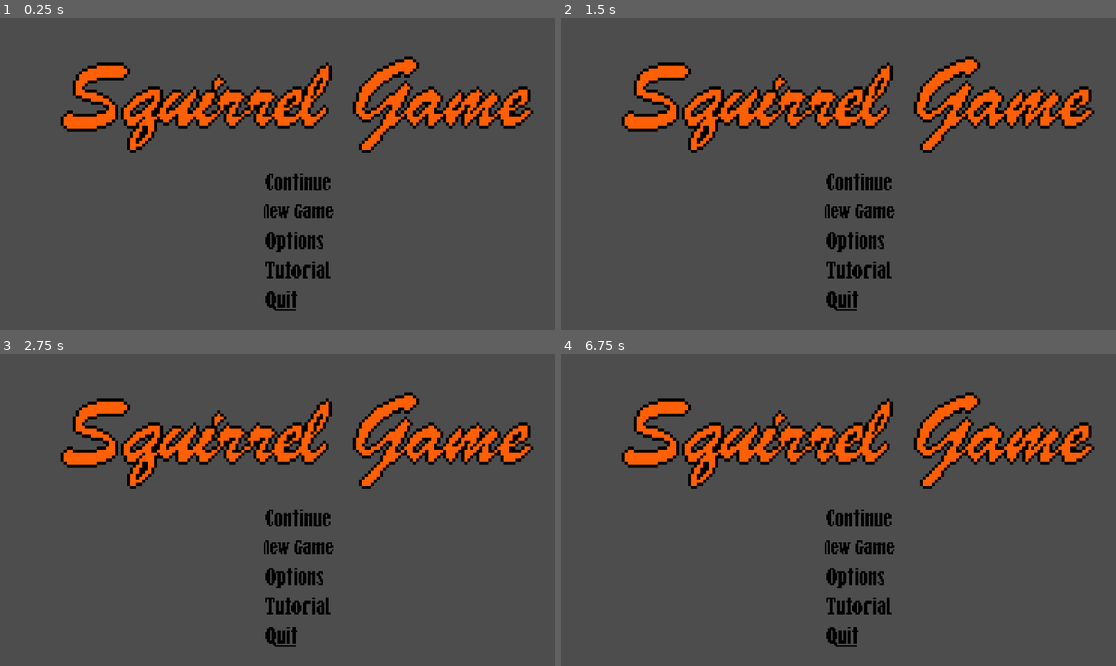
Above: before the commit, frames 1-4 (two rows, left to right).
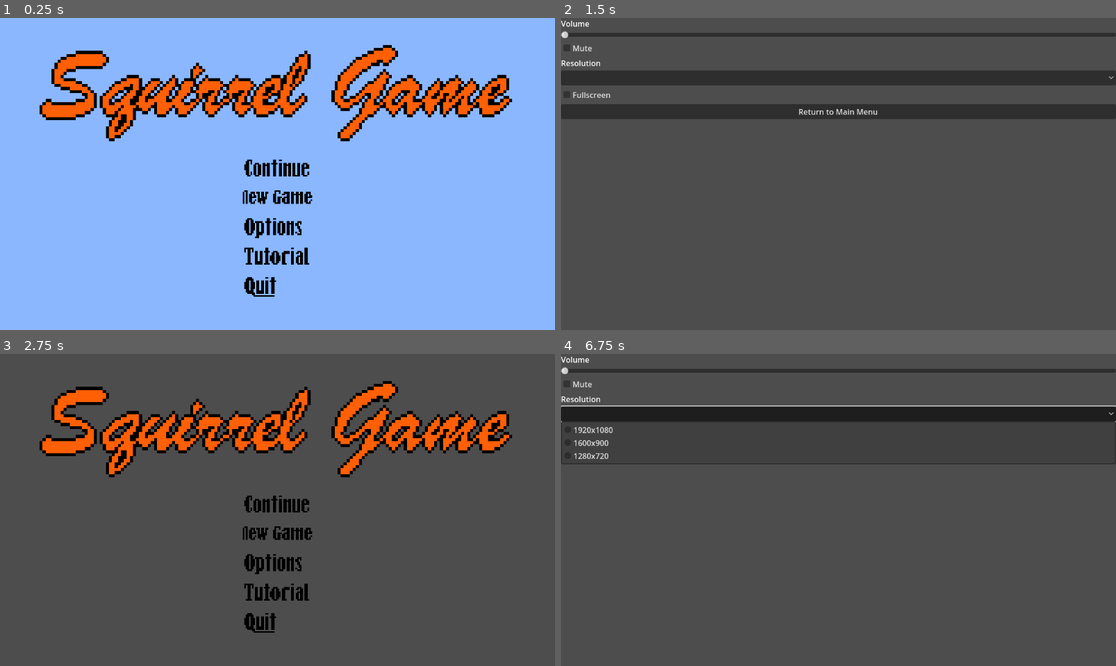
Above: after the commit, the same moments.

Repository: CS196Illinois/FA25-Group6
Game: Godot game, scene res://Scenes/game.tscn
Same seed, same stepped clock (60 frames per second), same inputs: the game is played once before the commit and once after it.
Inputs (mouse positions are in pixels of both pictures, inside the frame that each line leads up to; where the layout moved, square brackets give the same spot in the first picture):
- Up to frame 1 (0.25 s): no input
- Up to frame 2 (1.5 s): click (838, 230) [860, 242] at 0.5 s; click (860, 270) at 1.27 s
- Up to frame 3 (2.75 s): click (277, 447) at 2 s, where only the run after the commit has a clickable "Return to Main Menu"
- Up to frame 4 (6.75 s): click (838, 566) [860, 578] at 2.75 s; click (860, 547) at 3.52 s; click (860, 547) at 4.27 s; click (860, 519) at 5.02 s; click (860, 519) at 5.77 s; click (838, 413) at 6.52 s

The runs differ from the first frame. In frame 1, 98% of the frame differs, in the area x 0-100%, y 0-100%; in frame 2, 18%; in frame 3, 16%; in frame 4, 17%.

Commit message:
Setup menu in integration branch

Diff:
--- a/cs-honors-proj/Scenes/game.tscn
+++ b/cs-honors-proj/Scenes/game.tscn
@@ -5,3 +5,5 @@
 [node name="Game" type="Node2D"]
 
 [node name="MainMenu" parent="." instance=ExtResource("1_ebmjs")]
+offset_right = 1152.0
+offset_bottom = 648.0
--- a/cs-honors-proj/Scenes/main_menu.tscn
+++ b/cs-honors-proj/Scenes/main_menu.tscn
@@ -1,7 +1,8 @@
-[gd_scene load_steps=7 format=3 uid="uid://cugie8ht3ax5p"]
+[gd_scene load_steps=8 format=3 uid="uid://cugie8ht3ax5p"]
 
 [ext_resource type="Texture2D" uid="uid://bp3m8aq83w0n8" path="res://Assets/squirrelgame_logo_temp.png" id="1_opfnp"]
 [ext_resource type="Texture2D" uid="uid://hovaq7yyr50h" path="res://Assets/continue_temp.png" id="2_cp0ys"]
+[ext_resource type="Script" uid="uid://c0a1ji52x104s" path="res://Scripts/main_menu.gd" id="3_cp0ys"]
 [ext_resource type="Texture2D" uid="uid://ba5kde7k1htur" path="res://Assets/newgame_temp.png" id="3_yhxw7"]
 [ext_resource type="Texture2D" uid="uid://dirsvoe7aqjx1" path="res://Assets/options_temp.png" id="4_trj04"]
 [ext_resource type="Texture2D" uid="uid://6j8uw7bouhm" path="res://Assets/tutorial_temp.png" id="5_16hvj"]
@@ -9,24 +10,26 @@
 
 [node name="MainMenu" type="Control"]
 layout_mode = 3
+anchors_preset = 8
+anchor_left = 0.5
+anchor_top = 0.5
+anchor_right = 0.5
+anchor_bottom = 0.5
+grow_horizontal = 2
+grow_vertical = 2
+mouse_filter = 2
+script = ExtResource("3_cp0ys")
+
+[node name="CenterContainer" type="CenterContainer" parent="."]
+layout_mode = 1
 anchors_preset = 15
 anchor_right = 1.0
 anchor_bottom = 1.0
 grow_horizontal = 2
 grow_vertical = 2
-mouse_filter = 2
-
-[node name="CenterContainer" type="CenterContainer" parent="."]
-layout_mode = 0
-offset_right = 40.0
-offset_bottom = 40.0
 
 [node name="MarginContainer" type="MarginContainer" parent="CenterContainer"]
 layout_mode = 2
-theme_override_constants/margin_left = 120
-theme_override_constants/margin_top = 80
-theme_override_constants/margin_right = 120
-theme_override_constants/margin_bottom = 80
 
 [node name="VBoxContainer" type="VBoxContainer" parent="CenterContainer/MarginContainer"]
 layout_mode = 2
@@ -54,39 +57,41 @@
 layout_mode = 2
 focus_neighbor_top = NodePath("../QuitButton")
 texture_normal = ExtResource("2_cp0ys")
-stretch_mode = 5
+stretch_mode = 4
 
 [node name="NewGameButton" type="TextureButton" parent="CenterContainer/MarginContainer/VBoxContainer/MenuOptions"]
 custom_minimum_size = Vector2(0, 60)
 layout_mode = 2
 texture_normal = ExtResource("3_yhxw7")
-stretch_mode = 5
+stretch_mode = 4
 
 [node name="OptionsButton" type="TextureButton" parent="CenterContainer/MarginContainer/VBoxContainer/MenuOptions"]
 custom_minimum_size = Vector2(0, 60)
 layout_mode = 2
+action_mode = 0
 texture_normal = ExtResource("4_trj04")
-stretch_mode = 5
+stretch_mode = 4
 
 [node name="TutorialButton" type="TextureButton" parent="CenterContainer/MarginContainer/VBoxContainer/MenuOptions"]
 custom_minimum_size = Vector2(0, 60)
 layout_mode = 2
 texture_normal = ExtResource("5_16hvj")
-stretch_mode = 5
+stretch_mode = 4
 
 [node name="QuitButton" type="TextureButton" parent="CenterContainer/MarginContainer/VBoxContainer/MenuOptions"]
 custom_minimum_size = Vector2(0, 60)
 layout_mode = 2
 texture_normal = ExtResource("6_vr1f0")
-stretch_mode = 5
+stretch_mode = 4
 
 [node name="ColorRect" type="ColorRect" parent="."]
 z_index = -1
-layout_mode = 0
-offset_left = 620.0
-offset_top = 348.0
-offset_right = 620.0
-offset_bottom = 348.0
+layout_mode = 1
+anchors_preset = 15
+anchor_right = 1.0
+anchor_bottom = 1.0
+grow_horizontal = 2
+grow_vertical = 2
 mouse_filter = 2
 color = Color(0.5400049, 0.71692884, 0.9999998, 1)
 
--- a/cs-honors-proj/Scripts/main_menu.gd
+++ b/cs-honors-proj/Scripts/main_menu.gd
@@ -1,12 +1,12 @@
 extends Control
 
-@onready var button_press_sfx: AudioStreamPlayer = $ButtonPressSFX
+# @onready var button_press_sfx: AudioStreamPlayer = $ButtonPressSFX
 
 func _ready() -> void:
-	$MarginContainer/VBoxContainer/MenuOptions/ContinueButton.grab_focus()
+	$CenterContainer/MarginContainer/VBoxContainer/MenuOptions/ContinueButton.grab_focus()
 
 func _on_continue_button_pressed() -> void:
-	button_press_sfx.play()
+	# button_press_sfx.play()
 	# USE THIS COMAMND TO CHANGE SCENE
 	# get_tree().change_scene_to_file("NAME OF SCENE")
 	print("Loading save files!")
@@ -16,11 +16,11 @@
 	print("Creating new game!")
 
 func _on_options_button_pressed() -> void:
-	button_press_sfx.play()
+	# button_press_sfx.play()
 	get_tree().change_scene_to_file("res://Scenes/options.tscn")
 
 func _on_tutorial_button_pressed() -> void:
-	button_press_sfx.play()
+	# button_press_sfx.play()
 	# get_tree().change_scene_to_file("TUTORIAL SCENE")
 	print("Tutorializing!")
 
Not shown: 1 places in cs-honors-proj/Scenes/options.tscn that only renumber resources
